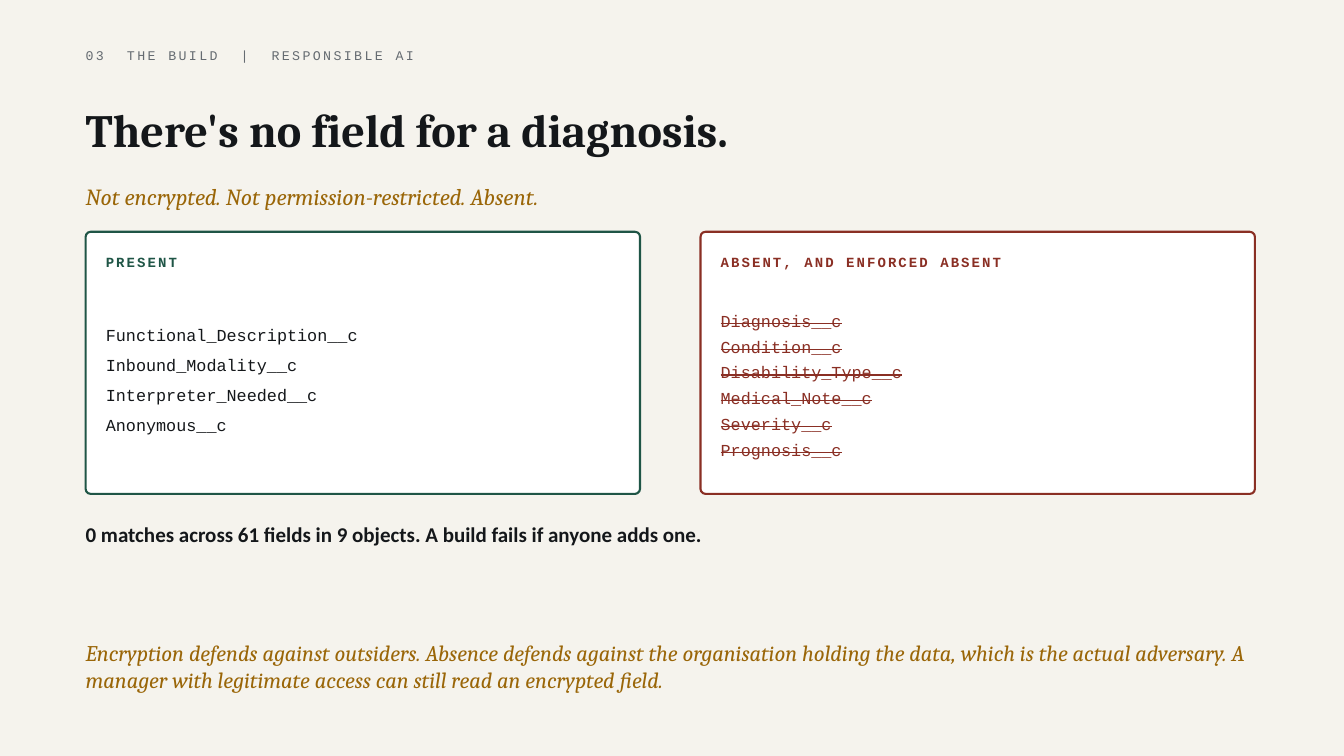
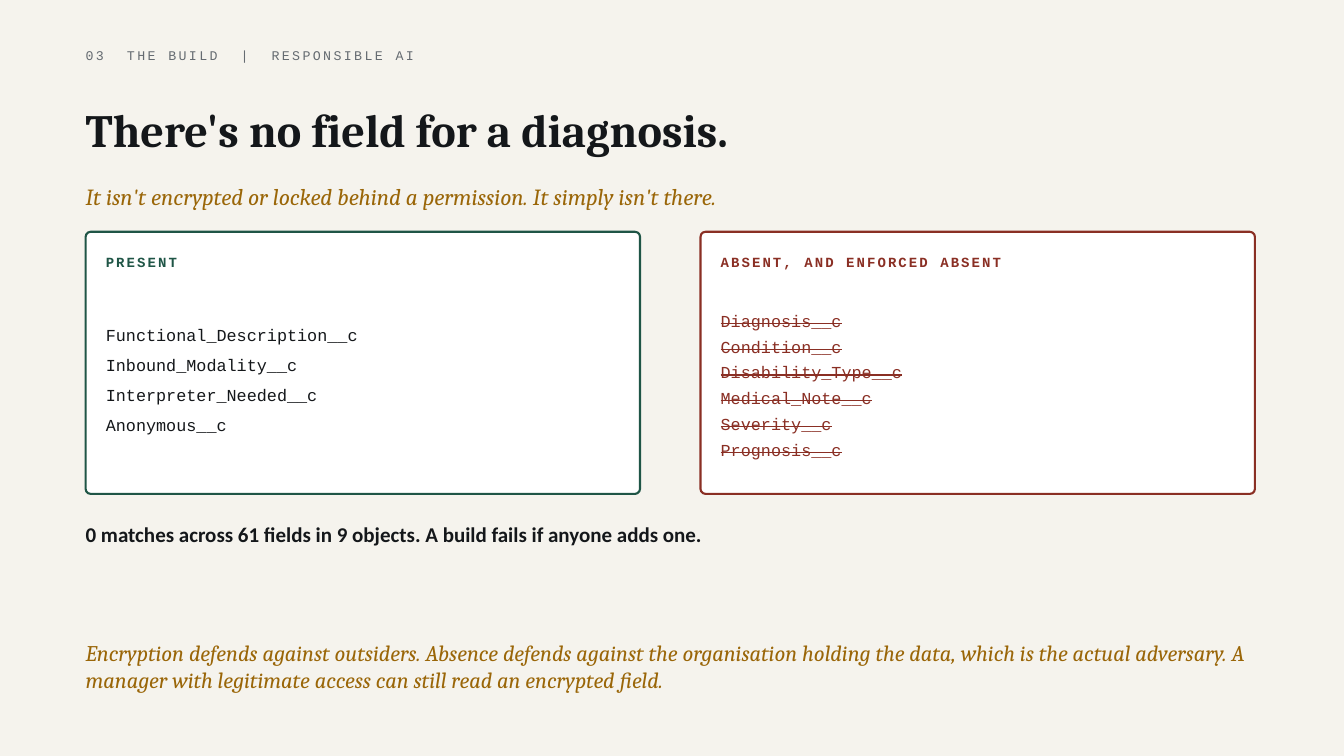
Before and after one commit to parthsevak2/curb-cut, a slide deck: slide 19 of deck/Curb-Cut.pptx. Drawn at 1344x756 pixels with LibreOffice and Linux fonts; fonts in the diff are those of the drawing. Boxes give left, top, right and bottom in pixels: in the first picture for what was removed or moved away, otherwise in the second. Text is boxed around its words. In the diff, an @@ line names an element or a change of style, - is before the commit and + after.

```diff
--- a/deck/Curb-Cut.pptx
+++ b/deck/Curb-Cut.pptx
@@ text at bbox=[86, 189, 716, 210]: text changed @@
-Not encrypted. Not permission-restricted. Absent.
+It isn't encrypted or locked behind a permission. It simply isn't there.
```
Also in this commit, not shown: 6 other slides changed, 2 other files.
